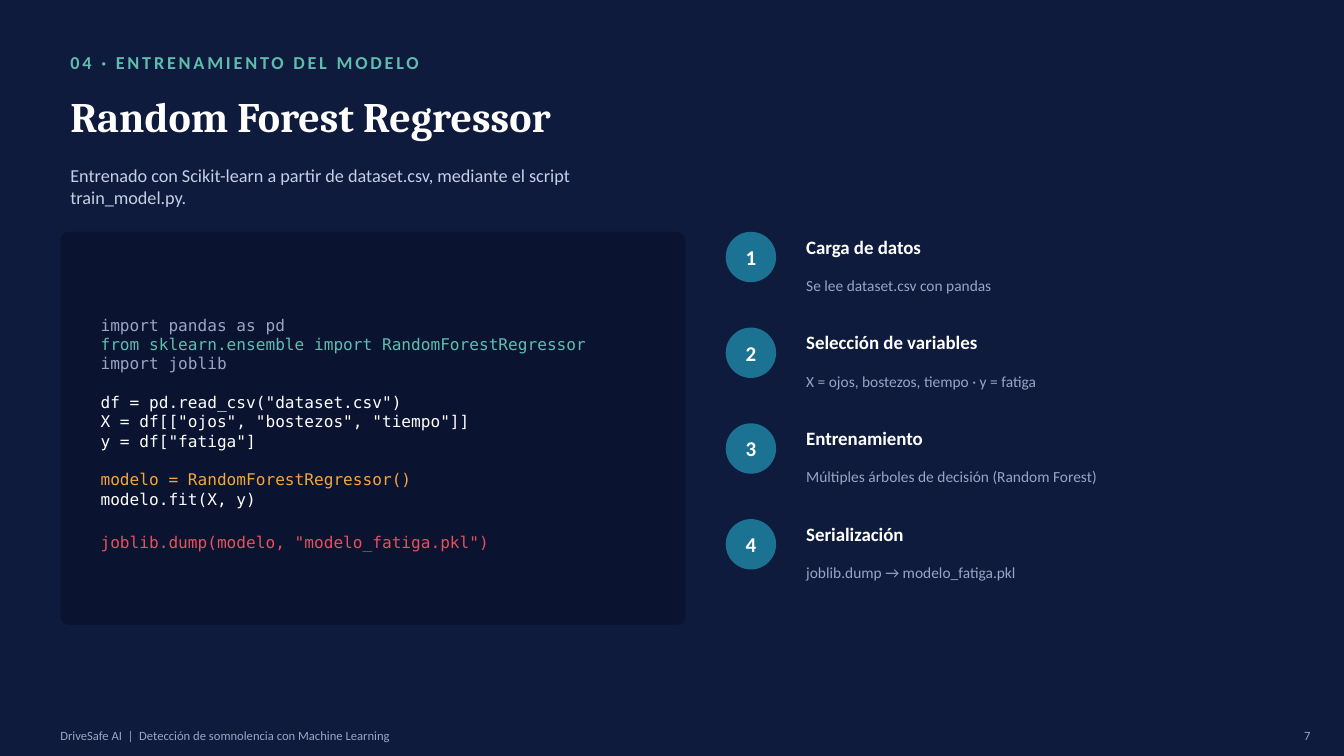
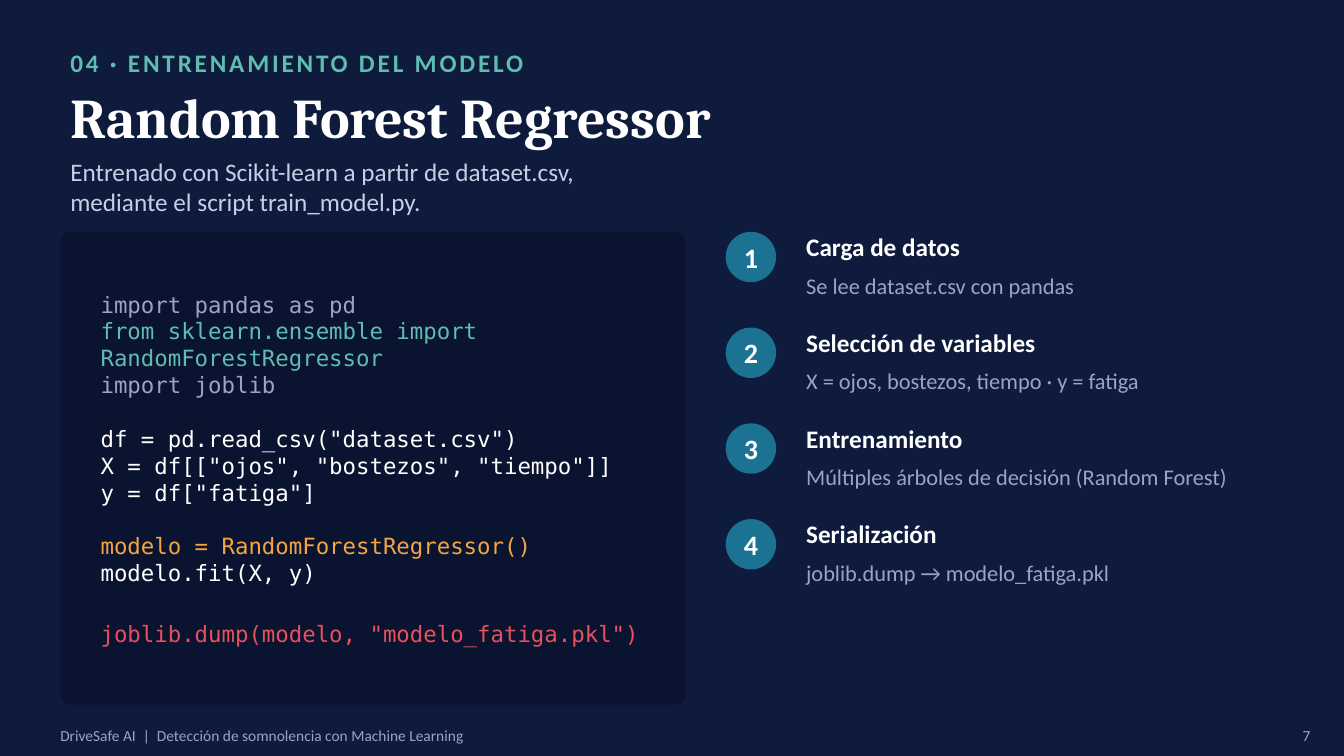
Before and after one commit to nmusnayo/DriveSafeAI, a slide deck: slide 7 of DriveSafeAI_Presentacion.pptx. Drawn at 1344x756 pixels with LibreOffice and Linux fonts; fonts in the diff are those of the drawing. Boxes give left, top, right and bottom in pixels: in the first picture for what was removed or moved away, otherwise in the second. Text is boxed around its words. In the diff, an @@ line names an element or a change of style, - is before the commit and + after.

```diff
--- a/DriveSafeAI_Presentacion.pptx
+++ b/DriveSafeAI_Presentacion.pptx
@@ text "04 · ENTRENAMIENTO DEL MODELO" at (60,42,867,83): size 13 to 18 pt @@
@@ text "Random Forest Regressor" at (70,99,711,151): size 30 to 40 pt @@
@@ text "Entrenado con Scikit-learn a partir ..." at (70,163,573,215): size 13 to 18 pt @@
@@ rounded rectangle: place and size @@
-rounded rectangle at (60,232,686,625)
+rounded rectangle at (60,232,686,705)
@@ text "import pandas as pd from ..." at (101,430,639,647): size 11.5 to 16 pt @@
@@ size 15 to 20 pt in 4 elements at (744,249,758,268), (744,344,758,363), (744,440,758,459), (744,536,758,555) @@
@@ size 13.5 to 18 pt in 4 elements at (806,238,960,261), (806,334,1035,352), (806,430,962,448), (806,525,936,543) @@
@@ size 11 to 16 pt in 4 elements at (806,278,1074,298), (806,373,1139,393), (806,469,1227,489), (806,565,1109,585) @@
@@ text "DriveSafe AI | Detección de ..." at (60,730,463,744): size 9 to 11 pt @@
```
Also in this commit, not shown: 16 other slides changed.
